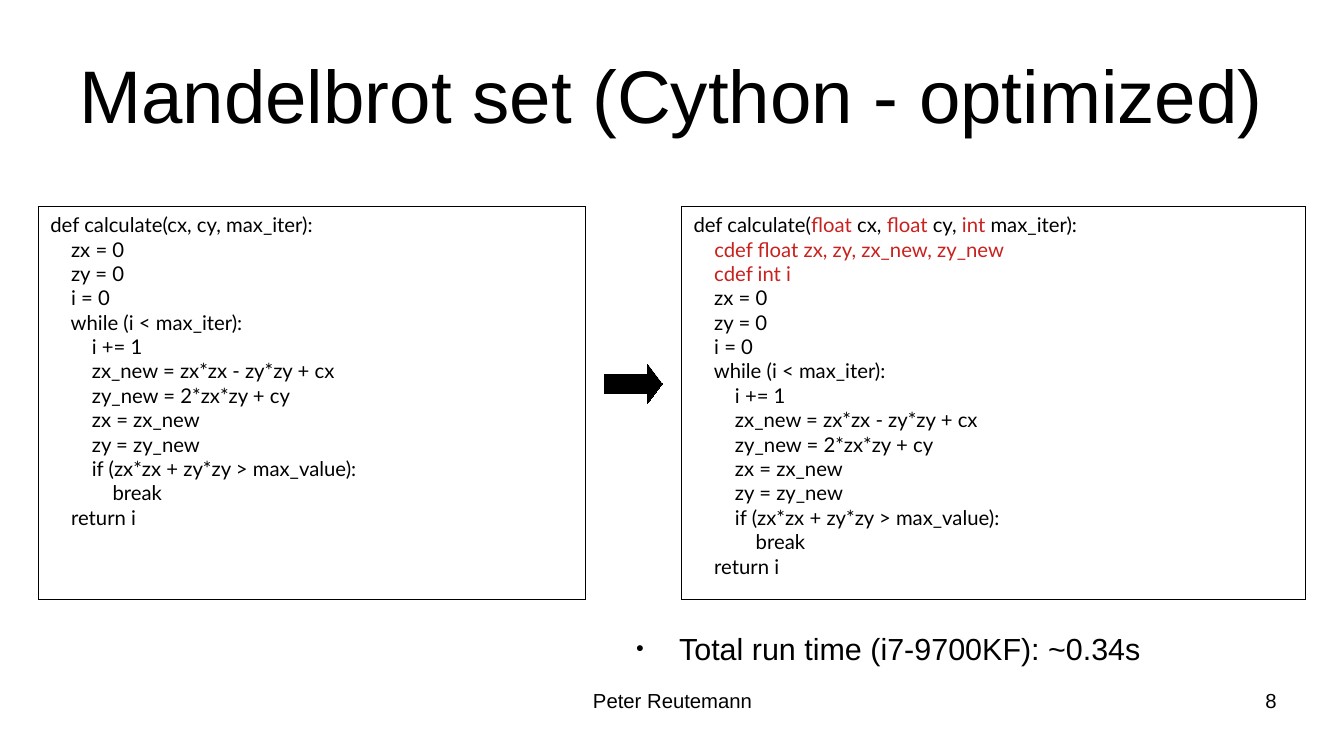
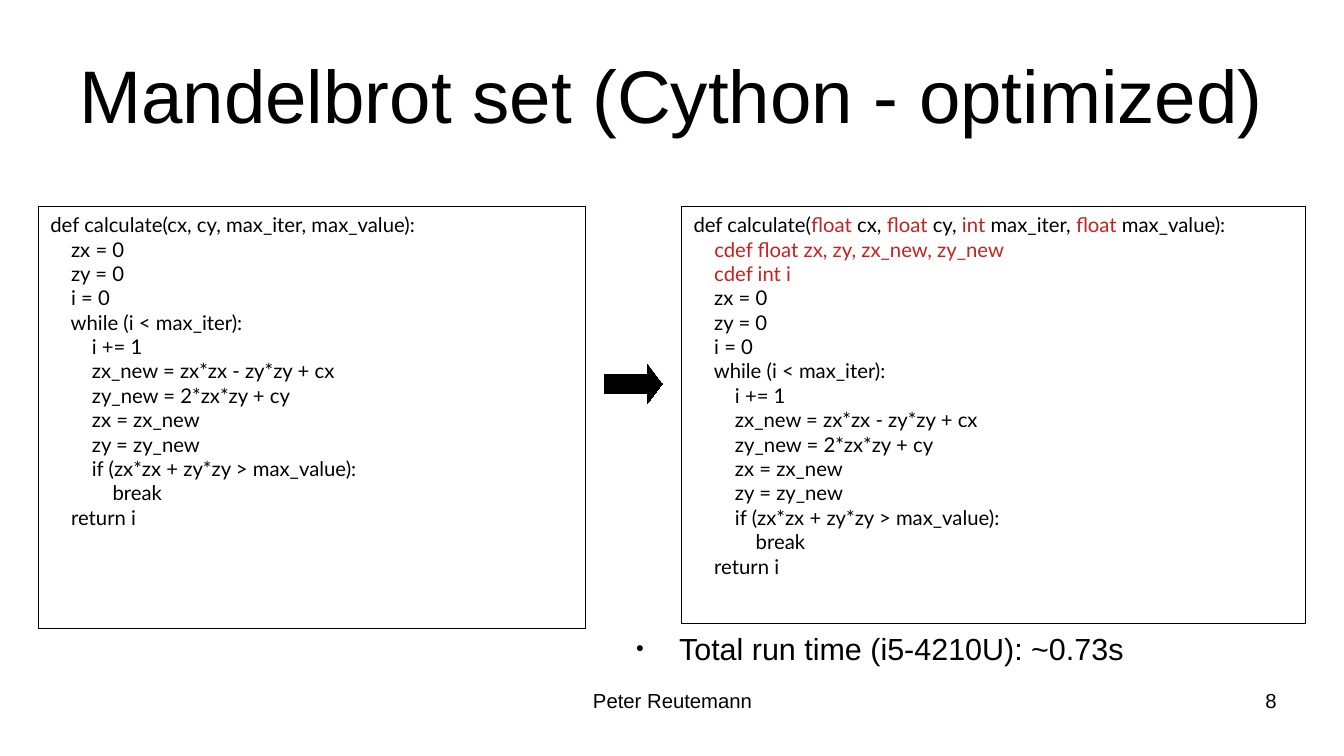
Before and after one commit to HamPUG/meetings, a slide deck: slide 8 of 2021/2021-08-09/cython/cython.odp. Drawn at 1344x756 pixels with LibreOffice and Linux fonts; fonts in the diff are those of the drawing. Boxes give left, top, right and bottom in pixels: in the first picture for what was removed or moved away, otherwise in the second. Text is boxed around its words. In the diff, an @@ line names an element or a change of style, - is before the commit and + after.

```diff
--- a/2021/2021-08-09/cython/cython.odp
+++ b/2021/2021-08-09/cython/cython.odp
@@ rectangle "def calculate(cx, cy, max_iter, max_value):": place and size @@
-rectangle "def calculate(cx, cy, max_iter, max_value):" at (38, 206, 585, 599)
+rectangle "def calculate(cx, cy, max_iter, max_value):" at (38, 206, 585, 628)
@@ rectangle "def calculate(float cx, float cy, ...": place and size @@
-rectangle "def calculate(float cx, float cy, ..." at (682, 206, 1306, 599)
+rectangle "def calculate(float cx, float cy, ..." at (682, 206, 1306, 623)
@@ text in rectangle at (50, 216, 414, 236): text changed @@
-def calculate(cx, cy, max_iter):
+def calculate(cx, cy, max_iter, max_value):
@@ text in rectangle at (694, 216, 1225, 236): text changed @@
-def calculate(float cx, float cy, int max_iter):
+def calculate(float cx, float cy, int max_iter, float max_value):
@@ text at (679, 638, 1123, 666): text changed @@
-● Total run time (i7-9700KF): ~0.34s
+● Total run time (i5-4210U): ~0.73s
```
Also in this commit, not shown: 3 other slides changed, 4 other files.
